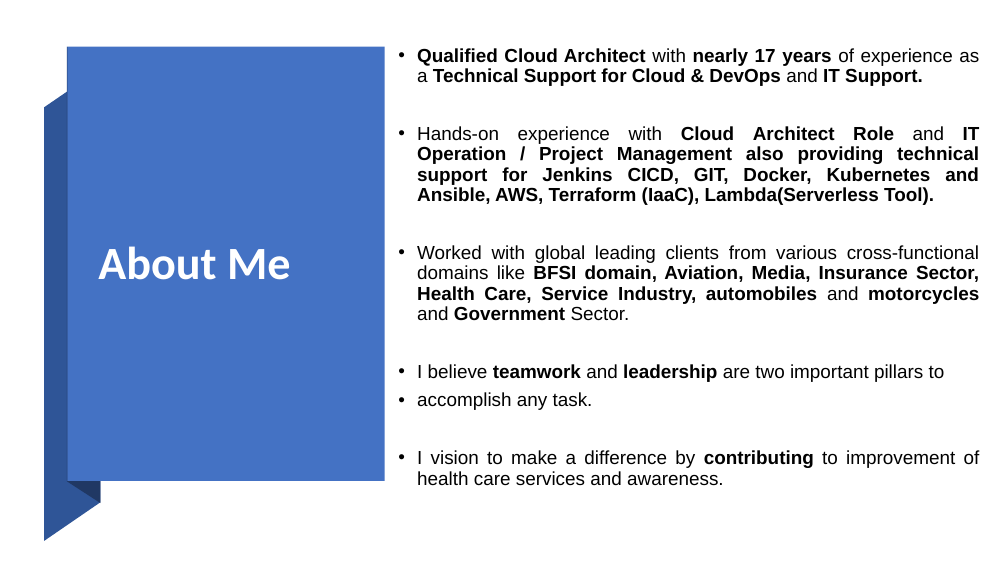
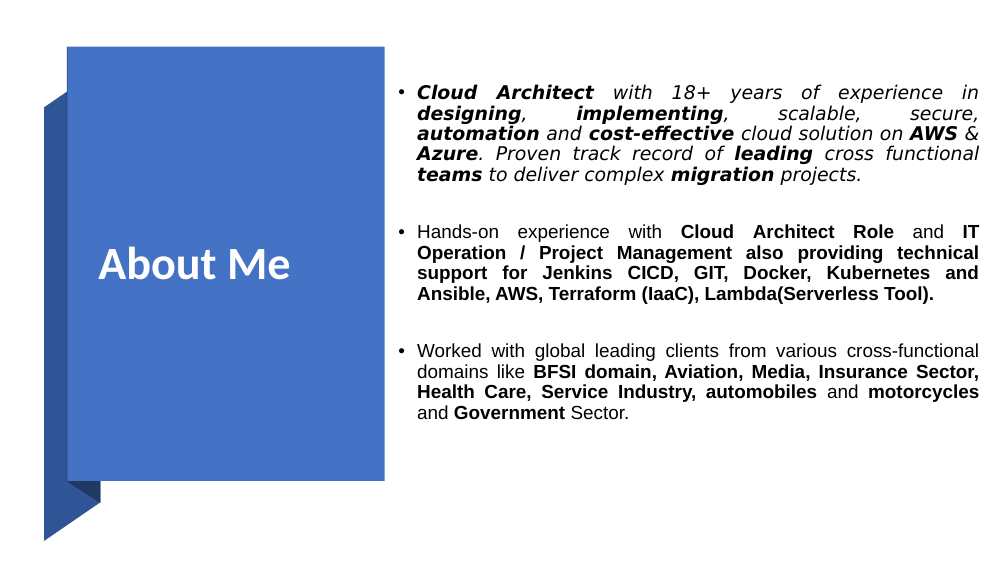
Before and after one commit to mevasaroj/Mevalal, a slide deck: slide 3 of Mevalal_SAROJ_Profile.pptx. Drawn at 1008x567 pixels with LibreOffice and Linux fonts; fonts in the diff are those of the drawing. Boxes give left, top, right and bottom in pixels: in the first picture for what was removed or moved away, otherwise in the second. Text is boxed around its words. In the diff, an @@ line names an element or a change of style, - is before the commit and + after.

```diff
--- a/Mevalal_SAROJ_Profile.pptx
+++ b/Mevalal_SAROJ_Profile.pptx
@@ text at (417,84,979,185): text changed; font Arial to DejaVu Sans; bold off; italic on @@
-• Qualified Cloud Architect with nearly 17 years of experience as a Technical Support for Cloud & DevOps and IT Support.
+• Cloud Architect with 18+ years of experience in designing, implementing, scalable, secure, automation and cost-effective cloud solution on AWS & Azure. Proven track record of leading cross functional teams to deliver complex migration projects.
@@ text at (417,364,980,486): paragraphs removed @@
-• I believe teamwork and leadership are two important pillars to
-• accomplish any task.
-• I vision to make a difference by contributing to improvement of health care services and awareness.
```
Also in this commit, not shown: 3 other slides changed.
